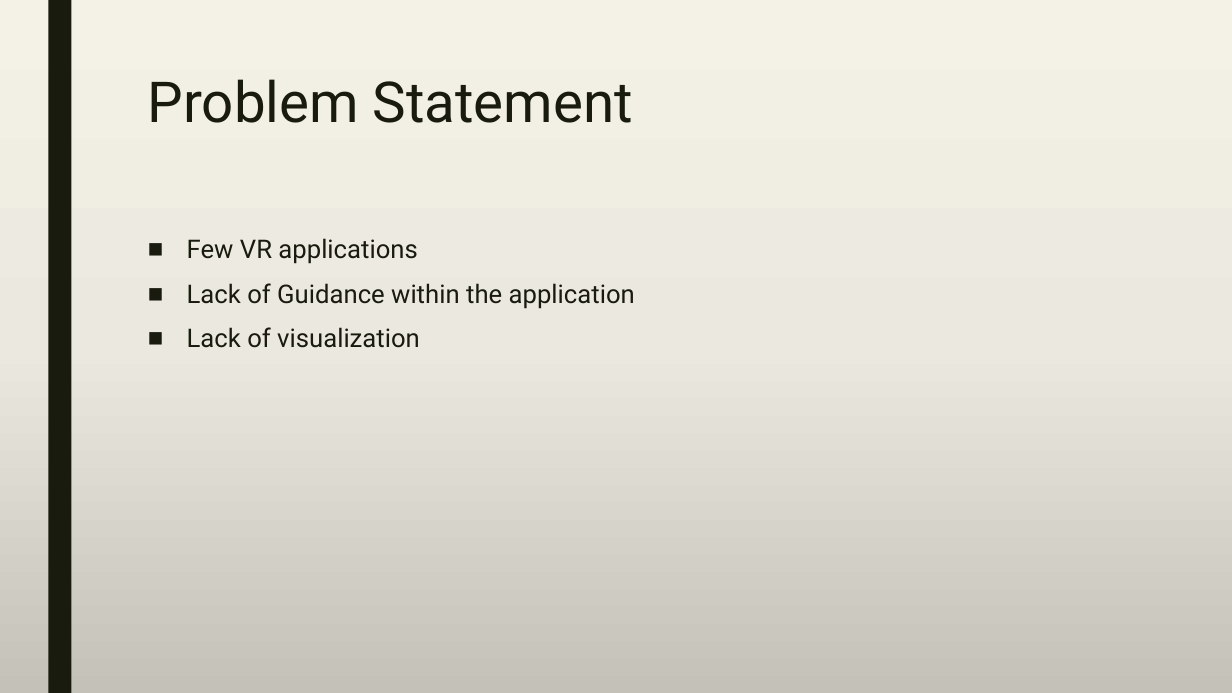
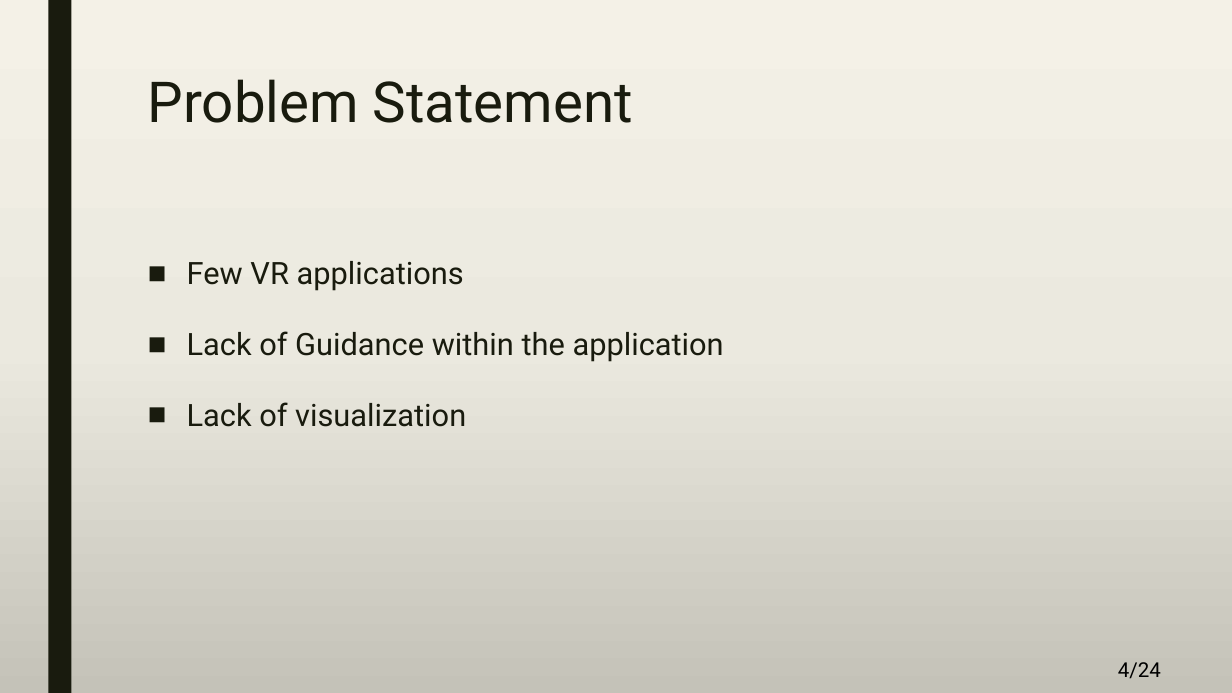
Before and after one commit to A-3li/Capstone, a slide deck: slide 4 of Capstone.pptx. Drawn at 1232x693 pixels with LibreOffice and Linux fonts; fonts in the diff are those of the drawing. Boxes give left, top, right and bottom in pixels: in the first picture for what was removed or moved away, otherwise in the second. Text is boxed around its words. In the diff, an @@ line names an element or a change of style, - is before the commit and + after.

```diff
--- a/Capstone.pptx
+++ b/Capstone.pptx
@@ text "Few VR applications" at [187,261,724,427]: size 20 to 24 pt; line spacing 0.94 to 1.5 @@
@@ page number added at [1118,662,1161,679], 16 pt, text #000000 @@
+4/24
```
Also in this commit, not shown: 21 other slides changed, 1 slide added.
